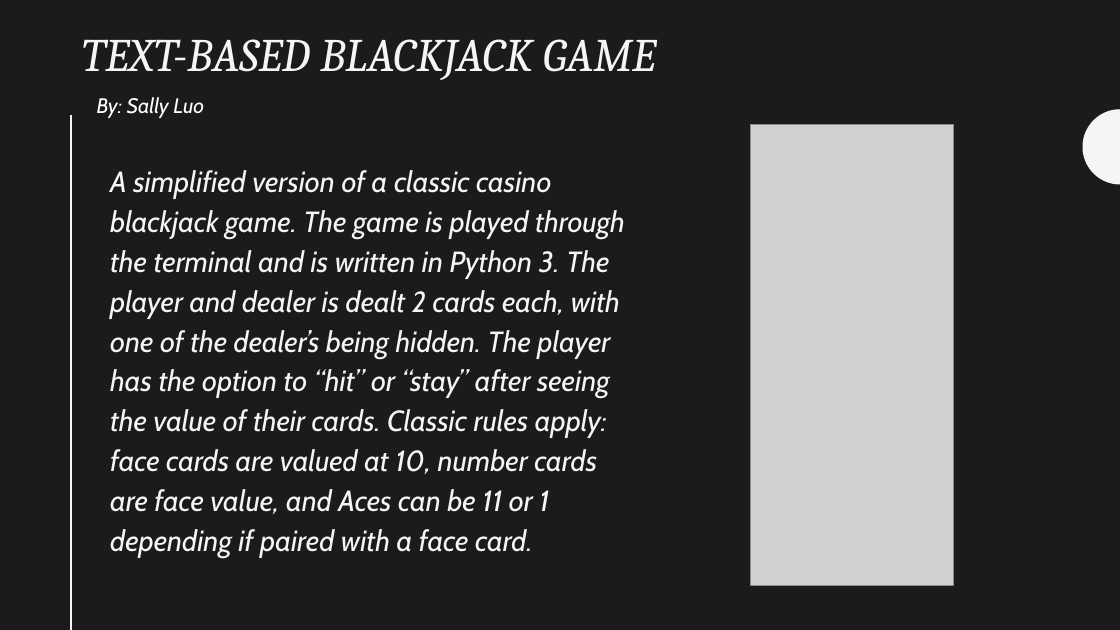
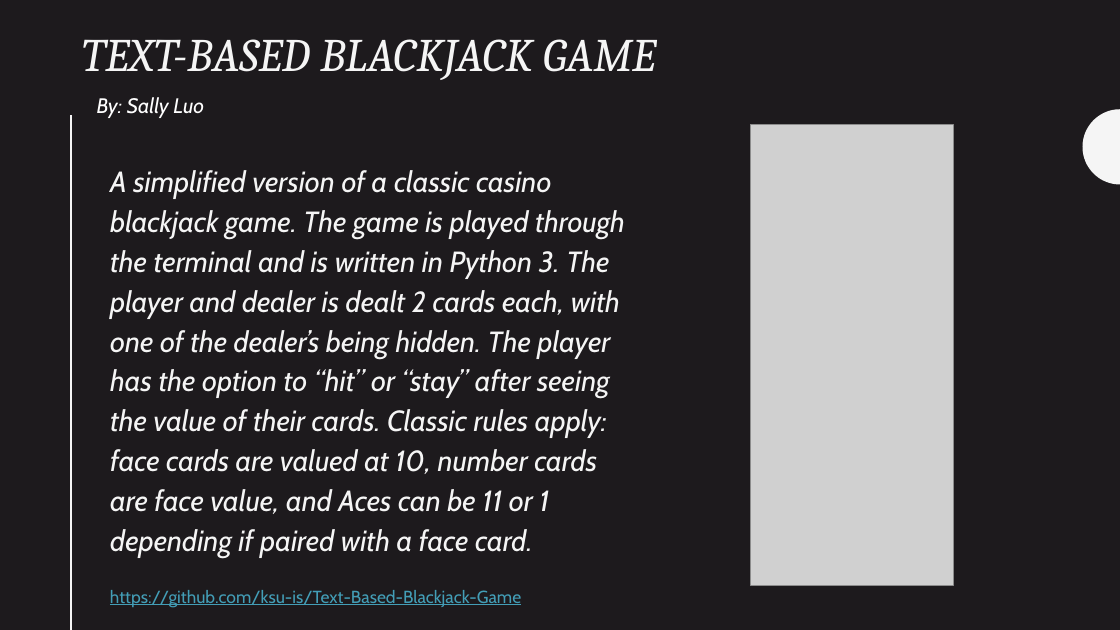
Before and after one commit to ksu-is/Black-Jack-Game, a slide deck: slide 1 of Text-Based Blackjack Game.pptx. Drawn at 1120x630 pixels with LibreOffice and Linux fonts; fonts in the diff are those of the drawing; grey boxes stand for pictures. Boxes give left, top, right and bottom in pixels: in the first picture for what was removed or moved away, otherwise in the second. Text is boxed around its words. In the diff, an @@ line names an element or a change of style, - is before the commit and + after.

Commit message:
Updated ppt
Added github link

```diff
--- a/Text-Based Blackjack Game.pptx
+++ b/Text-Based Blackjack Game.pptx
@@ text added at box(110, 590, 521, 607), 15 pt, text #439EB7, underline @@
+https://github.com/ksu-is/Text-Based-Blackjack-Game
```
